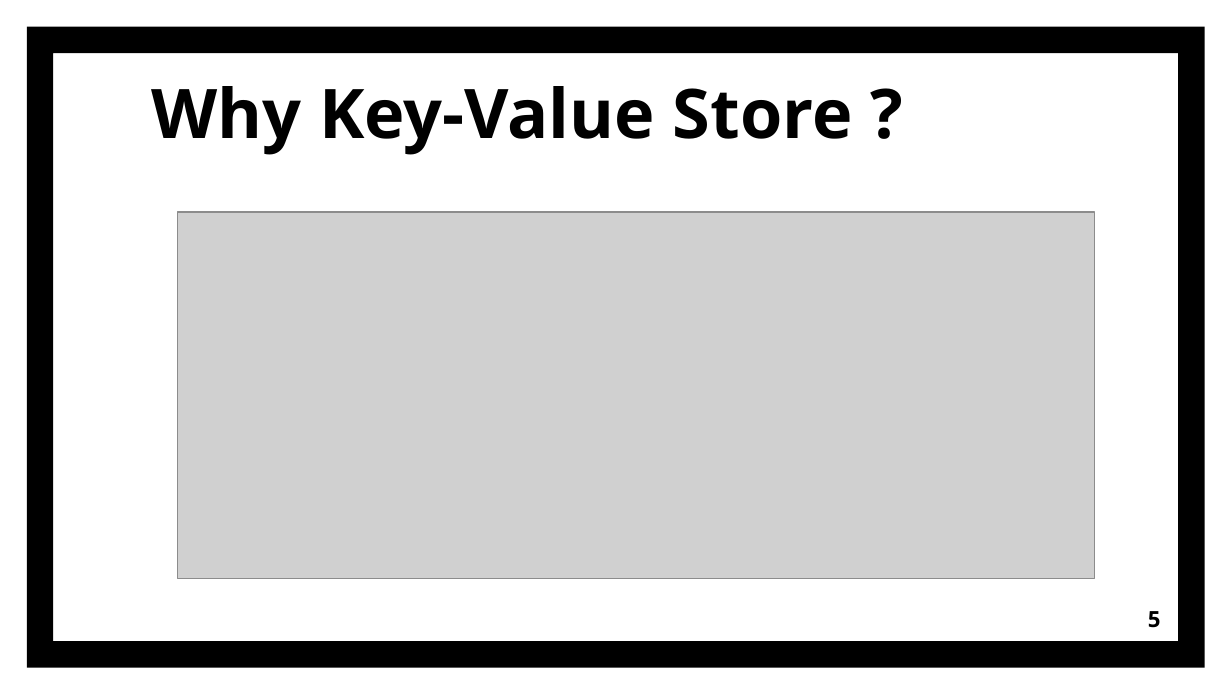
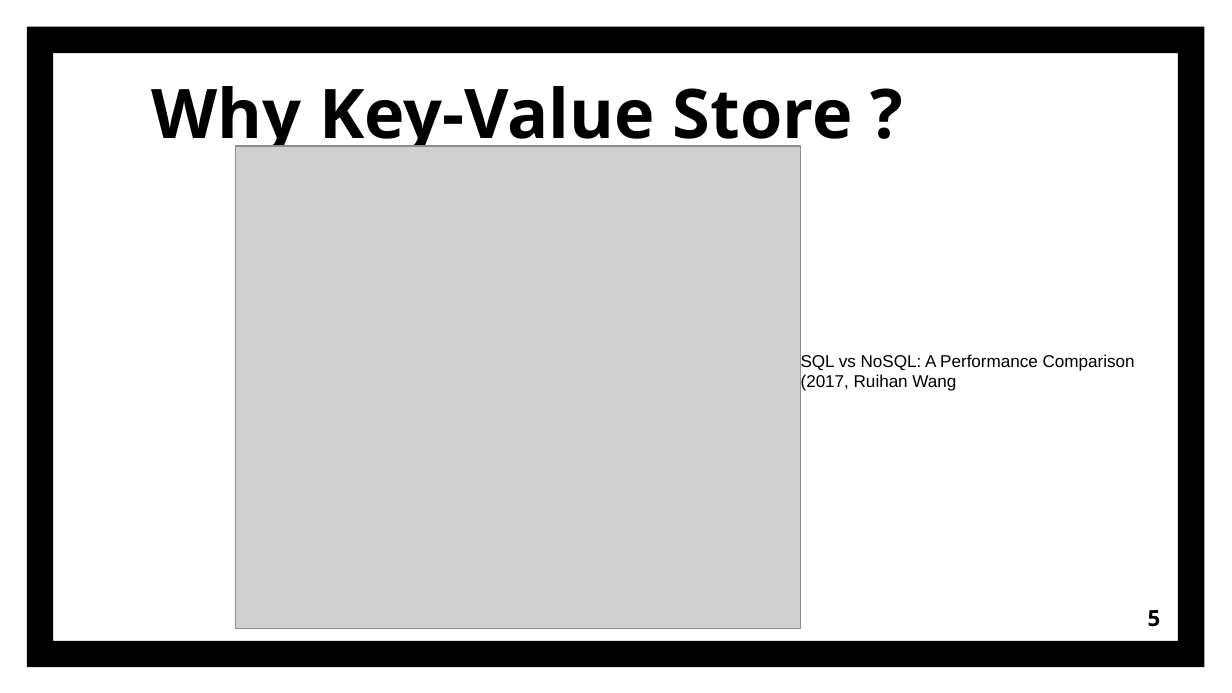
Before and after one commit to sg20180546/Presentation, a slide deck: slide 5 of Introduction_of_KV.pptx. Drawn at 1232x693 pixels with LibreOffice and Linux fonts; fonts in the diff are those of the drawing; grey boxes stand for pictures. Boxes give left, top, right and bottom in pixels: in the first picture for what was removed or moved away, otherwise in the second. Text is boxed around its words. In the diff, an @@ line names an element or a change of style, - is before the commit and + after.

```diff
--- a/Introduction_of_KV.pptx
+++ b/Introduction_of_KV.pptx
@@ picture: place and size @@
-picture at <box>177,212,1095,579</box>
+picture at <box>235,147,801,628</box>
@@ text added at <box>801,354,1135,391</box>, 10 pt, text #000000 @@
+SQL vs NoSQL: A Performance Comparison (2017, Ruihan Wang
```
Also in this commit, not shown: 15 other slides changed, 9 slides added.
